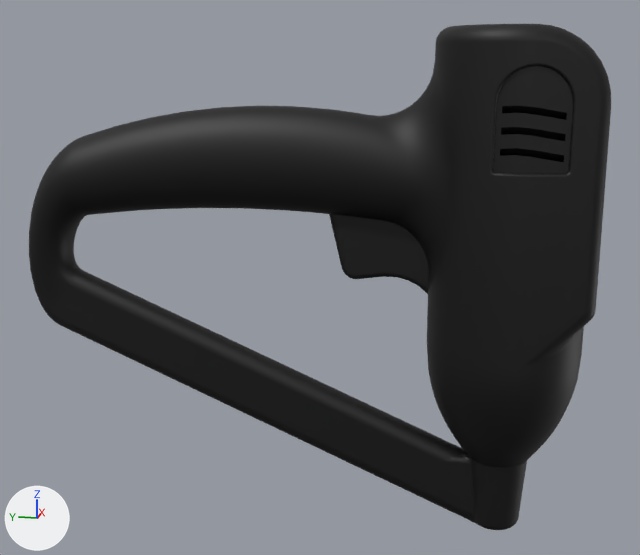
A saved change to the FBX model Assets/Models/Nailgun/Nailgun.fbx.
Before and after are seen from a camera (50 mm lens) standing at (-0.285, -0.069, -0.01) and looking at (0.002, -0.012, -0.082). Lighting does not change. The marker at lower left points along +X, +Y and +Z. Where no turn or scale is listed for an object, it has been applied to the vertices.

Objects in the first picture: 'Body1'.
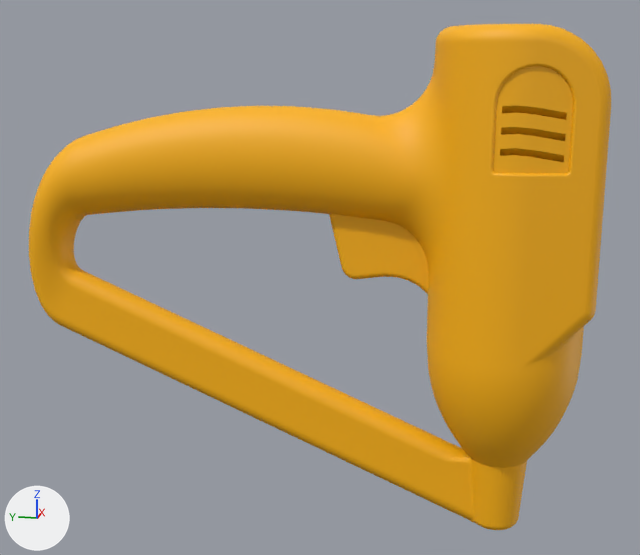
The newer file is also turned or shifted as a whole; pictures and numbers use the older file's frame.

Location of each change, (x1, y1, x2, y2) in pixels of the pictures (640 x 555 px; the box of a moved part takes in the faces that stretch with it):
part 1 of me_body1, moved or reshaped
    before: (385, 96, 566, 271)
    after: (385, 96, 573, 271)
part 2 of me_body1, recoloured
    both: (29, 24, 611, 530)

What the commit changed:
Material 'ABS (Orange)' (mat_abs__orange) is new.
Its base color is (1.0, 0.467, 0.0) (yellow #ffb600).
Its roughness is 0.553.
me_body1 is used by ob_body1; location (0.0, 0.0, 0.0).
me_body1 had 5392 vertices, 10784 faces and spanned x -0.025..0.025, y -0.1..0.092, z -0.165..0.0.
me_body1 now has 5406 vertices, 10812 faces and spans x -0.025..0.025, y -0.1..0.092, z -0.165..0.0.
me_body1 part 1: 80 vertices moved from x -0.024..0.024, y -0.088..-0.038, z -0.071..-0.036 to x -0.024..0.024, y -0.088..-0.039, z -0.072..-0.034; 23 vertices removed from x -0.024..0.024, y -0.089..-0.021, z -0.081..-0.014; 37 vertices added at x -0.024..0.024, y -0.09..-0.021, z -0.081..-0.013.
me_body1 part 2: 10062 faces spanning x -0.025..0.025, y -0.1..0.092, z -0.165..0.0 switch from mat_abs__schwarz (black #000000) to mat_abs__orange (yellow #ffb600).
